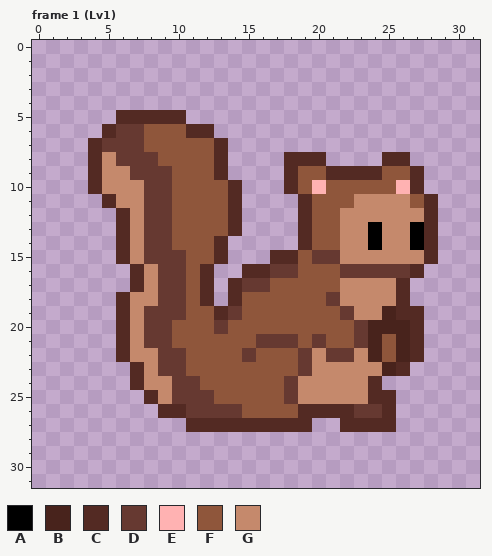
Two states of a pixel-art file, Aseprite/Squirrel.aseprite. The first picture shows the starting point.
32x32 pixels, 12 frames. Shown: frame 1 (Lv1). The commit also changed other frames, which this record leaves out.
Palette (. is transparent): A #000000  B #48231c  C #532a23  D #663931  E #ffb2b2  F #8f563b  G #c5896c
Pixels before, frame 1 (Lv1), first column x 4:
 5 ..CCCCC..................
 6 .CDDFFFCC................
 7 CDDDFFFFFC...............
 8 CGDDDFFFFC....CCC....CC..
 9 CGGDDDFFFC....CFFCCCCFFC.
10 CGGGDDFFFFC...CFEFFFFFEC.
11 .CGGDDFFFFC....CFFFGGGGFC
12 ..CGDDFFFFC....CFFGGGGGGC
13 ..CGDDFFFFC....CFFGGAGGAC
14 ..CGDDFFFC.....CFFGGAGGAC
15 ..CGDDDFFC...CCFDDGGGGGGC
16 ...CGDDFC..CCDDFFFDDDDDC.
17 ...CGDDFC.CDDFFFFFGGGGC..
18 ..CGGDDFC.CFFFFFFDGGGGC..
19 ..CGDDDFFCDFFFFFFFDGGBCC.
20 ..CGDDFFFDFFFFFFFFFDBBBC.
21 ..CGDDFFFFFFDDDFDFFDBFBC.
22 ..CGGDDFFFFDFFFDGDDGBFBC.
23 ...CGDDFFFFFFFFDGGGGGBC..
24 ...CGGDDFFFFFFDGGGGGC....
25 ....CGDDDFFFFFDGGGGGCC...
26 .....CCDDDDFFFFCCCCDDC...
27 .......CCCCCCCCC..CCCC...
The result:
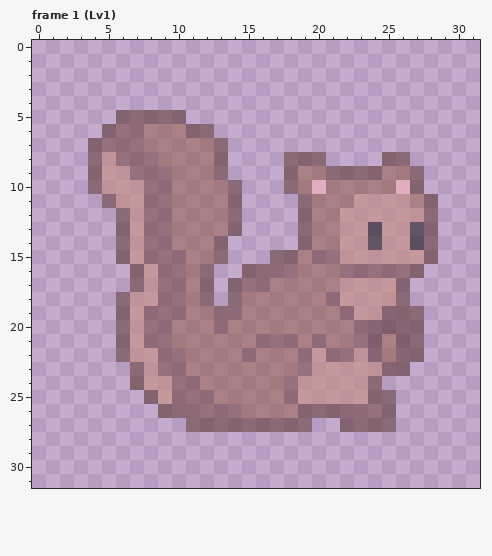
Changes in this commit:
layer "Squirrel" opacity 100% -> 50%
colour A: #000000 -> #00000080
colour B: #48231c -> #48231c80
colour C: #532a23 -> #532a2380
colour D: #663931 -> #66393180
colour E: #ffb2b2 -> #ffb2b280
colour F: #8f563b -> #8f563b80
colour G: #c5896c -> #c5896c80
Boxes around the changes in both pictures, in picture pixels (x1, y1, x2, y2):
changed: (88, 110, 438, 432)
